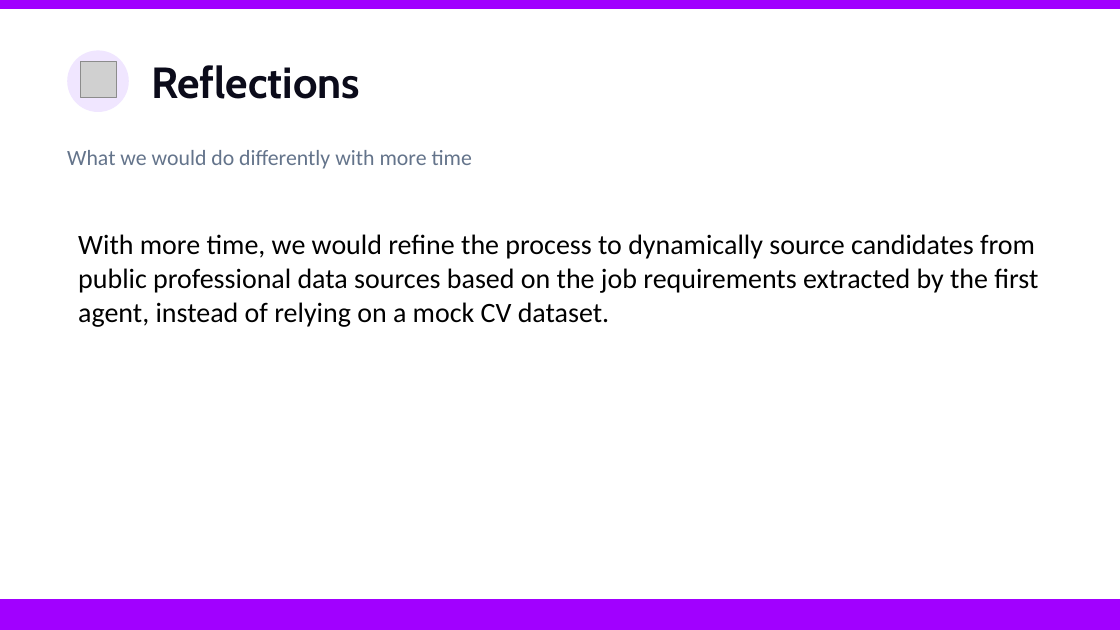
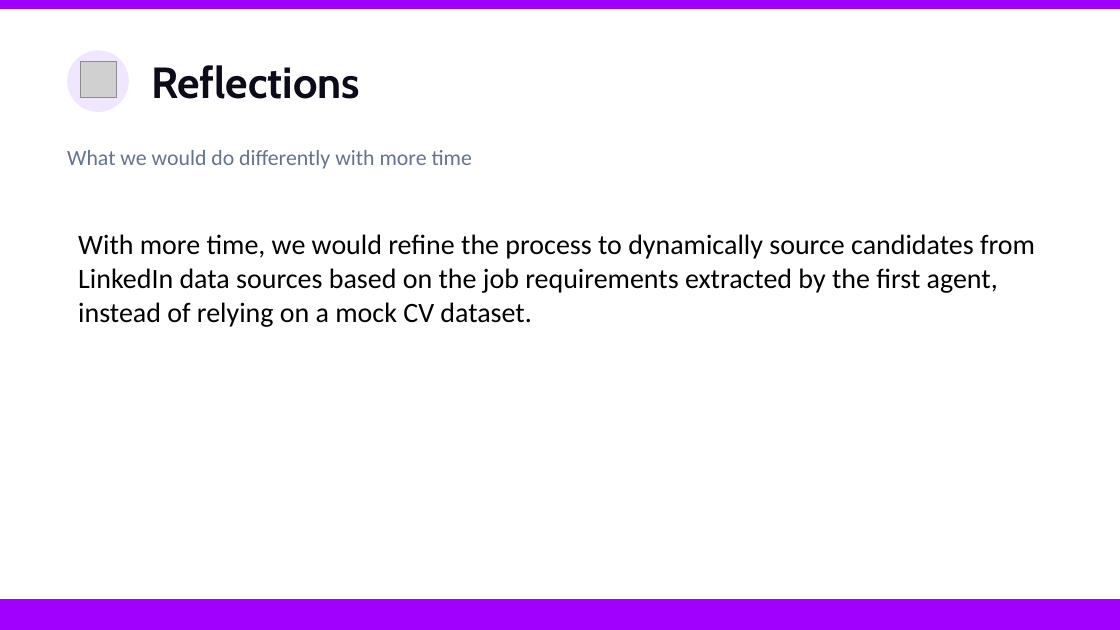
Before and after one commit to soarlua/talentmatch, a slide deck: slide 4 of docs/PITCH_DEMO.pptx. Drawn at 1120x630 pixels with LibreOffice and Linux fonts; fonts in the diff are those of the drawing; grey boxes stand for pictures. Boxes give left, top, right and bottom in pixels: in the first picture for what was removed or moved away, otherwise in the second. Text is boxed around its words. In the diff, an @@ line names an element or a change of style, - is before the commit and + after.

Commit message:
pptx upd

```diff
--- a/docs/PITCH_DEMO.pptx
+++ b/docs/PITCH_DEMO.pptx
@@ text at (78, 234, 1035, 327): text changed @@
-With more time, we would refine the process to dynamically source candidates from public professional data sources based on the job requirements extracted by the first agent, instead of relying on a mock CV dataset.
+With more time, we would refine the process to dynamically source candidates from LinkedIn data sources based on the job requirements extracted by the first agent, instead of relying on a mock CV dataset.
```
